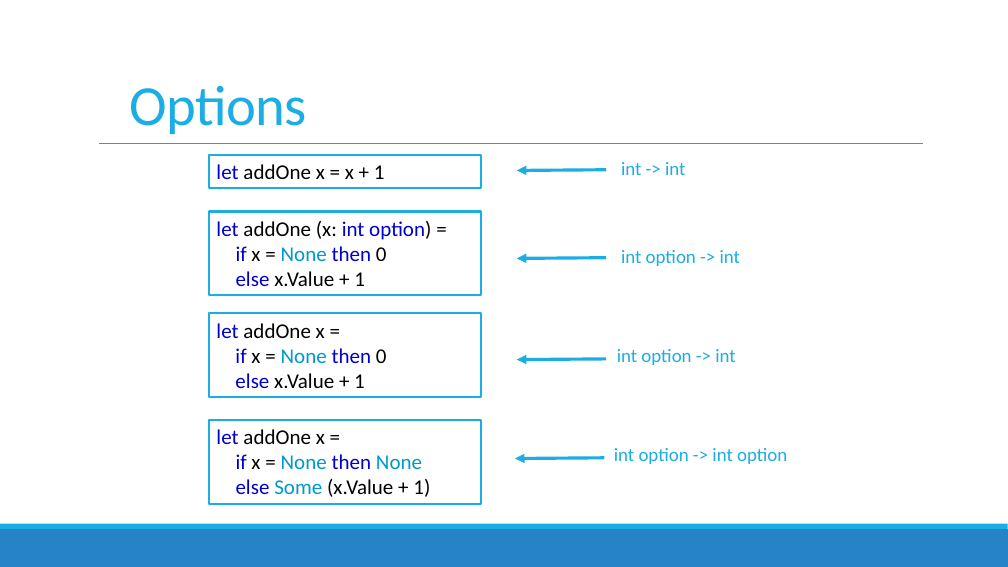
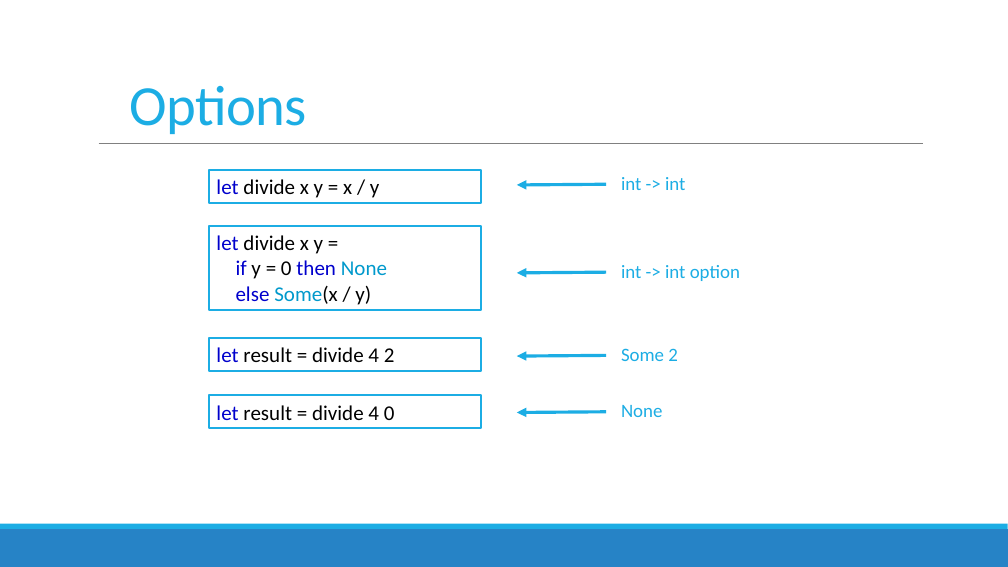
Before and after one commit to featuresnap/fsharpworkshop, a slide deck: slide 34 of FSharpWorkshop_Slides.pptx (slide 41 before the commit). Drawn at 1008x567 pixels with LibreOffice and Linux fonts; fonts in the diff are those of the drawing. Boxes give left, top, right and bottom in pixels: in the first picture for what was removed or moved away, otherwise in the second. Text is boxed around its words. In the diff, an @@ line names an element or a change of style, - is before the commit and + after.

Commit message:
Improved slides for v3

```diff
--- a/FSharpWorkshop_Slides.pptx
+++ b/FSharpWorkshop_Slides.pptx
@@ text in rectangle at (216, 179, 379, 198): text changed @@
-let addOne x = x + 1
+let divide x y = x / y
@@ 2 arrows, 2 rectangles, 1 text: place and size @@
-2 arrows, 2 rectangles, 1 text at (209, 155, 685, 296)
+2 arrows, 2 rectangles, 1 text at (209, 169, 685, 310)
@@ text in rectangle at (216, 235, 387, 305): text changed @@
-let addOne (x: int option) =
-if x = None then 0
-else x.Value + 1
+let divide x y =
+if y = 0 then None
+else Some(x / y)
@@ text at (621, 265, 740, 281): text changed @@
-int option -> int
+int -> int option
@@ rectangle removed at (209, 313, 482, 397) @@
-let addOne x =
-if x = None then 0
-else x.Value + 1
@@ rectangle added at (209, 338, 482, 371), fill #FFFFFF, outline #1CADE4 2 pt, 20 pt, text #000000 @@
+let result = divide 4 2
@@ arrow moved from (606, 359) - (517, 360) to (606, 355) - (517, 356) @@
@@ text removed at (617, 349, 735, 365) @@
-int option -> int
@@ text added at (621, 348, 678, 361), 18 pt, text #1CADE4 @@
+Some 2
@@ rectangle added at (209, 395, 482, 429), fill #FFFFFF, outline #1CADE4 2 pt, 20 pt, text #000000 @@
+let result = divide 4 0
@@ arrow moved from (604, 458) - (515, 458) to (606, 412) - (517, 413) @@
@@ text added at (621, 405, 662, 417), 18 pt, text #1CADE4 @@
+None
@@ rectangle removed at (209, 420, 482, 504) @@
-let addOne x =
-if x = None then None
-else Some (x.Value + 1)
@@ text removed at (614, 448, 787, 464) @@
-int option -> int option
```
Also in this commit, not shown: 20 other slides changed, 1 slide added, 13 slides removed, 1 other file.
